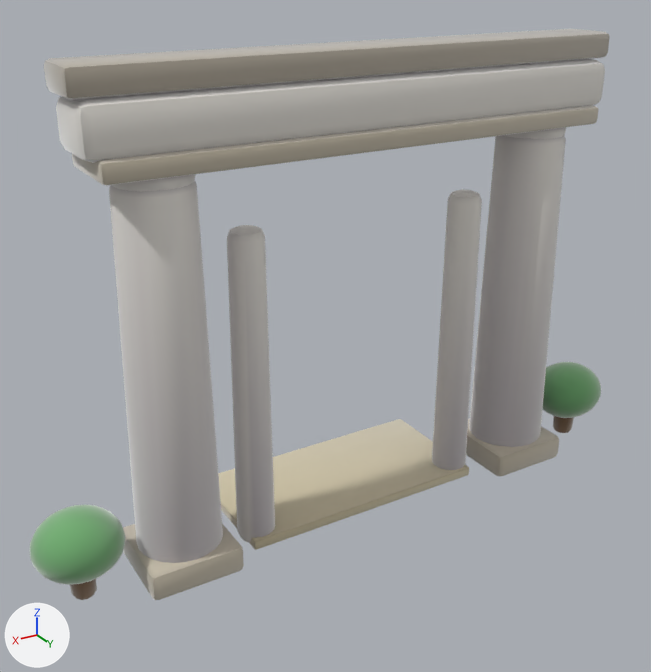
Before and after pictures for a commit that changed the glTF model assets/models/gates/3cdbe8e2.glb.
One viewpoint serves both versions: a camera (50 mm lens) standing at (4.03, 6.11, 4.85) and looking at (0.17, -0.32, 1.63). The lights are fixed; the arrows at lower left show +X, +Y and +Z. The picture after the commit comes second. Vertices at exactly the same position are counted once.

The first picture shows 'gate_3cdbe8e2'.
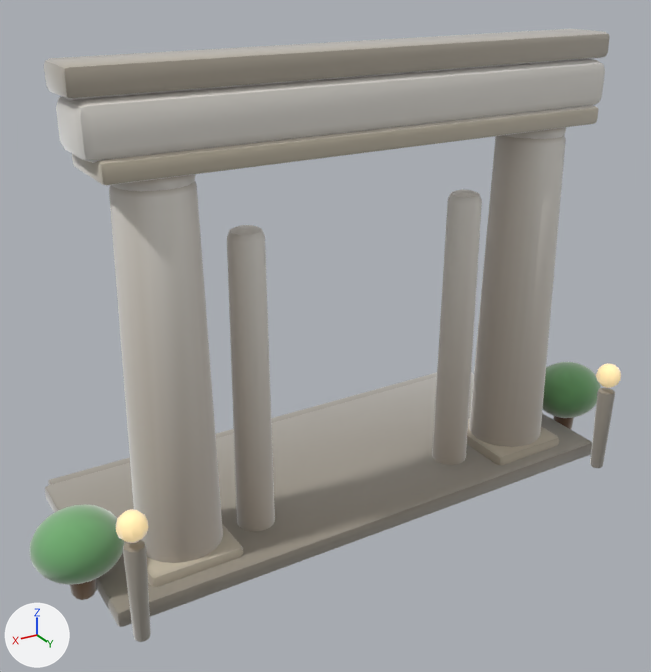
Changed parts and their boxes (x1, y1, x2, y2) in the pictures (651 x 672 px):
'gate_3cdbe8e2', reshaped (7% taller): before (30, 29, 610, 600); after (30, 29, 621, 642)
part 1 of me_gate_3cdbe8e2, added: after (45, 372, 592, 627)
part 2 of me_gate_3cdbe8e2, added (beige): after (116, 509, 148, 543)
part 3 of me_gate_3cdbe8e2, added: after (590, 388, 615, 468)
part 4 of me_gate_3cdbe8e2, added: after (123, 540, 151, 642)
part 5 of me_gate_3cdbe8e2, added (mostly hidden): after (48, 372, 437, 485)
part 6 of me_gate_3cdbe8e2, added (beige): after (596, 363, 621, 388)
part 7 of me_gate_3cdbe8e2, edited (looks the same): (30, 34, 610, 600) in both

Edits to the bpy script that builds the scene:
```text
Add mat_clay__ffe2a8_0_95__ffe2a8:
    mat_clay__ffe2a8_0_95__ffe2a8 = bpy.data.materials.new('clay_#FFE2A8_0.95_#FFE2A8')
    # nodes: BsdfPrincipled, Mix, OutputMaterial, VertexColor
    # colours: beige #bca67a, beige #ffe2a8, mixed with the vertex colours
Add mat_clay__b9b2a2_0_93:
    mat_clay__b9b2a2_0_93 = bpy.data.materials.new('clay_#B9B2A2_0.93_-')
    # nodes: BsdfPrincipled, Mix, OutputMaterial, VertexColor
    # colours: grey #b9b2a2, mixed with the vertex colours
Add mat_clay__9e978a_0_93:
    mat_clay__9e978a_0_93 = bpy.data.materials.new('clay_#9E978A_0.93_-')
    # nodes: BsdfPrincipled, Mix, OutputMaterial, VertexColor
    # colours: grey #9e978a, mixed with the vertex colours
Change me_gate_3cdbe8e2:
    used by ob_gate_3cdbe8e2; location = (0.0, 0.0, 0.0)
    remove me_gate_3cdbe8e2.from_pydata(...)  # 1884 vertices, 3704 faces; spans x -3.03..3.03, y -1.0..0.42, z 0.0..4.18
    add me_gate_3cdbe8e2.from_pydata(...)  # 2384 vertices, 4676 faces; spans x -3.03..3.03, y -1.71..0.84, z -0.01..4.18
    me_gate_3cdbe8e2 part 1: the loose piece of 56 vertices spanning x -1.2..1.2, y -1.0..0.2, z 0.0..0.1 is copied, and the copy is multiplied about its middle by the matrix ((2.137, 0.0, 0.011), (0.003, 1.753, 0.009), (0.003, 0.0, 1.61)), then moved by (0.0, -0.1, 0.03), in mat_clay__9e978a_0_93; it spans x -2.56..2.56, y -1.55..0.55, z 0.0..0.17
    me_gate_3cdbe8e2 part 2: a new loose piece, a UV sphere (10 segments, 6 rings, poles along z) spanning x 2.3..2.54, y 0.6..0.83, z 0.9..1.14, in mat_clay__ffe2a8_0_95__ffe2a8
    me_gate_3cdbe8e2 part 3: a new loose piece of 114 vertices spanning x -2.5..-2.34, y 0.64..0.81, z -0.01..0.87, in mat_clay__9e978a_0_93
    me_gate_3cdbe8e2 part 4: a new loose piece of 114 vertices spanning x 2.34..2.5, y 0.63..0.8, z 0.01..0.85, in mat_clay__9e978a_0_93
    me_gate_3cdbe8e2 part 5: a new loose piece of 56 vertices spanning x -2.48..2.48, y -1.71..-1.37, z 0.0..0.12, in mat_clay__9e978a_0_93
    me_gate_3cdbe8e2 part 6: a new loose piece of 52 vertices spanning x -2.54..-2.3, y 0.61..0.84, z 0.9..1.14, in mat_clay__ffe2a8_0_95__ffe2a8
    me_gate_3cdbe8e2 part 7: 3561 kept faces spanning x -3.03..3.03, y -1.0..0.42, z 0.0..4.16 get new vertex colours
    other edits to the shape of me_gate_3cdbe8e2 do not show in these pictures
    add me_gate_3cdbe8e2.materials.append(mat_clay__9e978a_0_93)
    add me_gate_3cdbe8e2.materials.append(mat_clay__b9b2a2_0_93)
    add me_gate_3cdbe8e2.materials.append(mat_clay__ffe2a8_0_95__ffe2a8)
```
